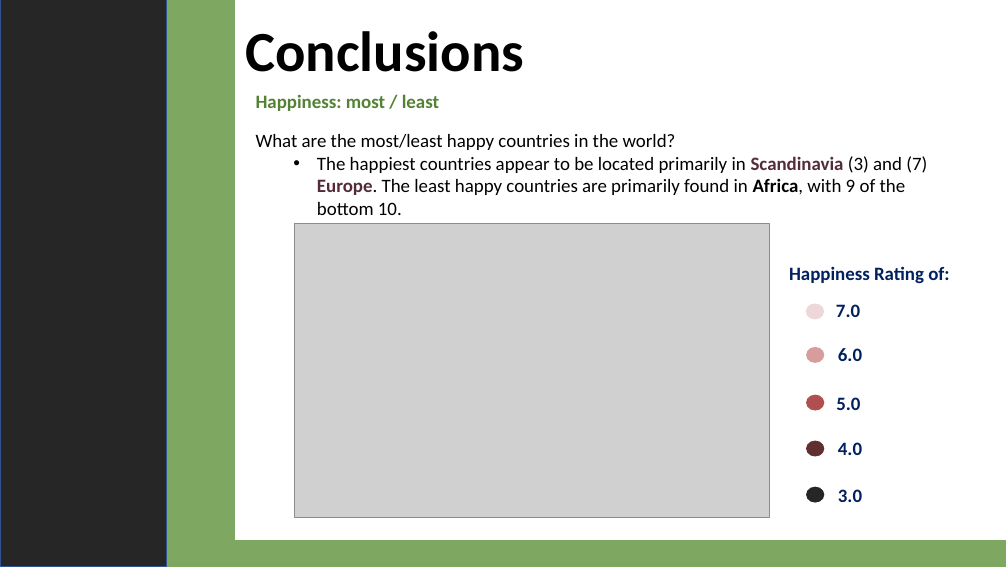
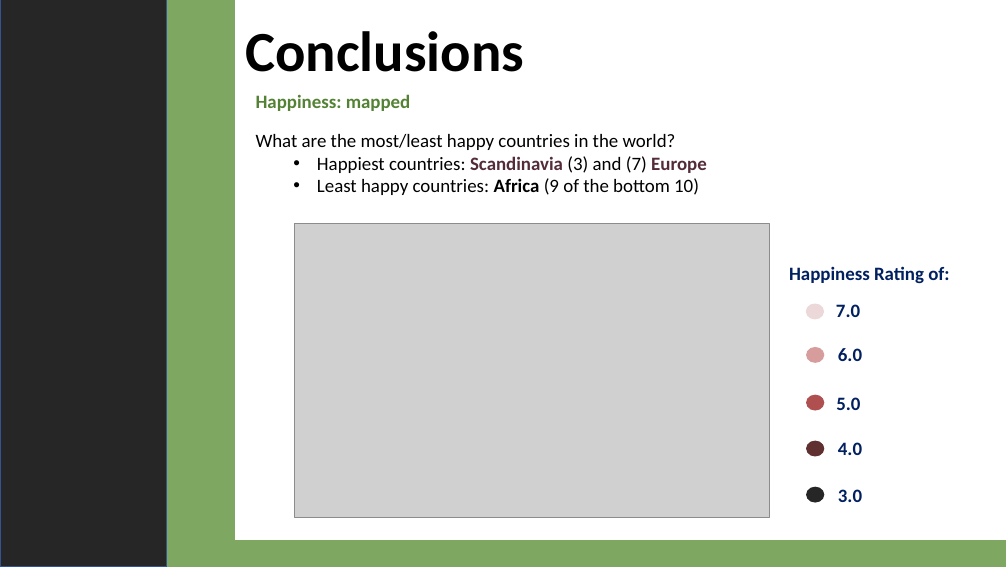
Before and after one commit to 4d4m43/DrinkAndBeHapPY, a slide deck: slide 11 of For Submittal/DrinkandBeHappyFinal.pptx (slide 10 before the commit). Drawn at 1008x567 pixels with LibreOffice and Linux fonts; fonts in the diff are those of the drawing; grey boxes stand for pictures. Boxes give left, top, right and bottom in pixels: in the first picture for what was removed or moved away, otherwise in the second. Text is boxed around its words. In the diff, an @@ line names an element or a change of style, - is before the commit and + after.

```diff
--- a/For Submittal/DrinkandBeHappyFinal.pptx
+++ b/For Submittal/DrinkandBeHappyFinal.pptx
@@ text at [256,94,411,111]: text changed @@
-Happiness: most / least
+Happiness: mapped
@@ text at [317,156,707,195]: text changed @@
-          • The happiest countries appear to be located primarily in Scandinavia (3) and (7) Europe. The least happy countries are primarily found in Africa, with 9 of the bottom 10.
+          • Happiest countries: Scandinavia (3) and (7) Europe
+          • Least happy countries: Africa (9 of the bottom 10)
```
Also in this commit, not shown: 8 other slides changed, 5 slides added.
